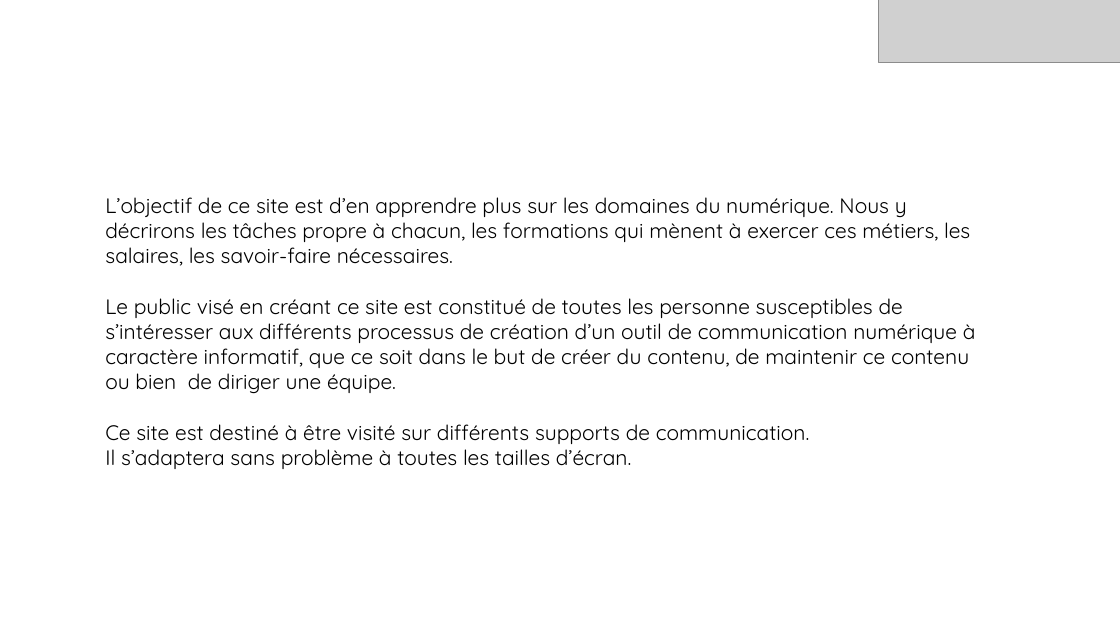
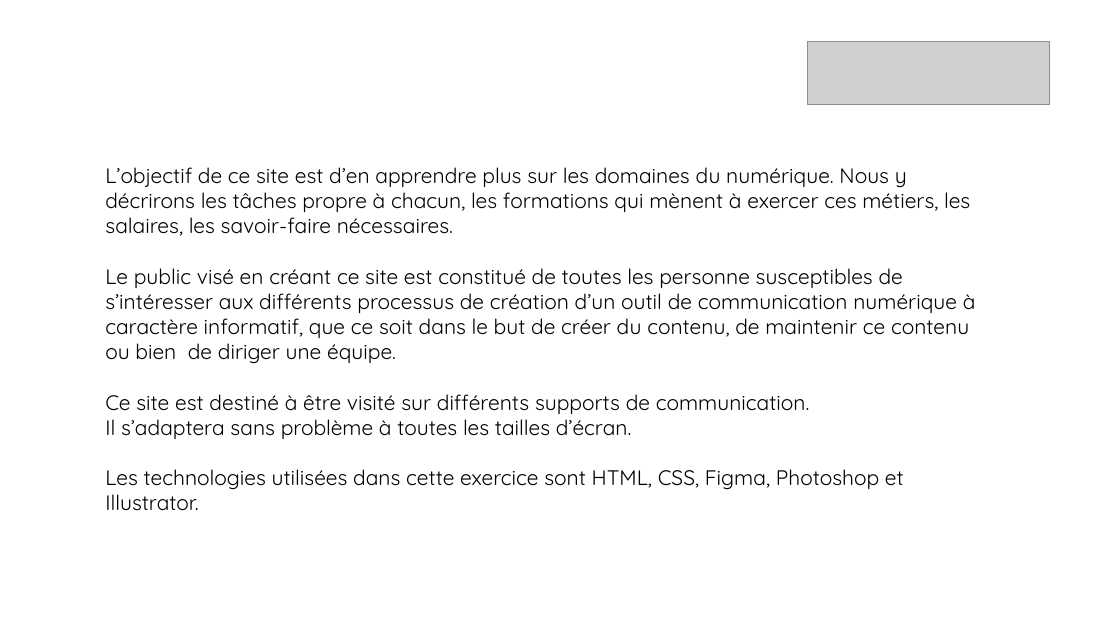
Before and after one commit to Nicolasmaes/unseen, a slide deck: slide 3 of dossier de conception.pptx. Drawn at 1120x630 pixels with LibreOffice and Linux fonts; fonts in the diff are those of the drawing; grey boxes stand for pictures. Boxes give left, top, right and bottom in pixels: in the first picture for what was removed or moved away, otherwise in the second. Text is boxed around its words. In the diff, an @@ line names an element or a change of style, - is before the commit and + after.

```diff
--- a/dossier de conception.pptx
+++ b/dossier de conception.pptx
@@ picture removed at box(879, 0, 1120, 63) @@
@@ picture added at box(807, 41, 1050, 104) @@
@@ text "L’objectif de ce site est ...": place and size @@
-text "L’objectif de ce site est ..." at box(105, 197, 976, 469)
+text "L’objectif de ce site est ..." at box(105, 167, 976, 511)
@@ text at box(105, 469, 904, 511): paragraph added @@
+Les technologies utilisées dans cette exercice sont HTML, CSS, Figma, Photoshop et Illustrator.
```
Also in this commit, not shown: 12 other slides changed, 2 slides added, 1 slide removed, 42 other files.
